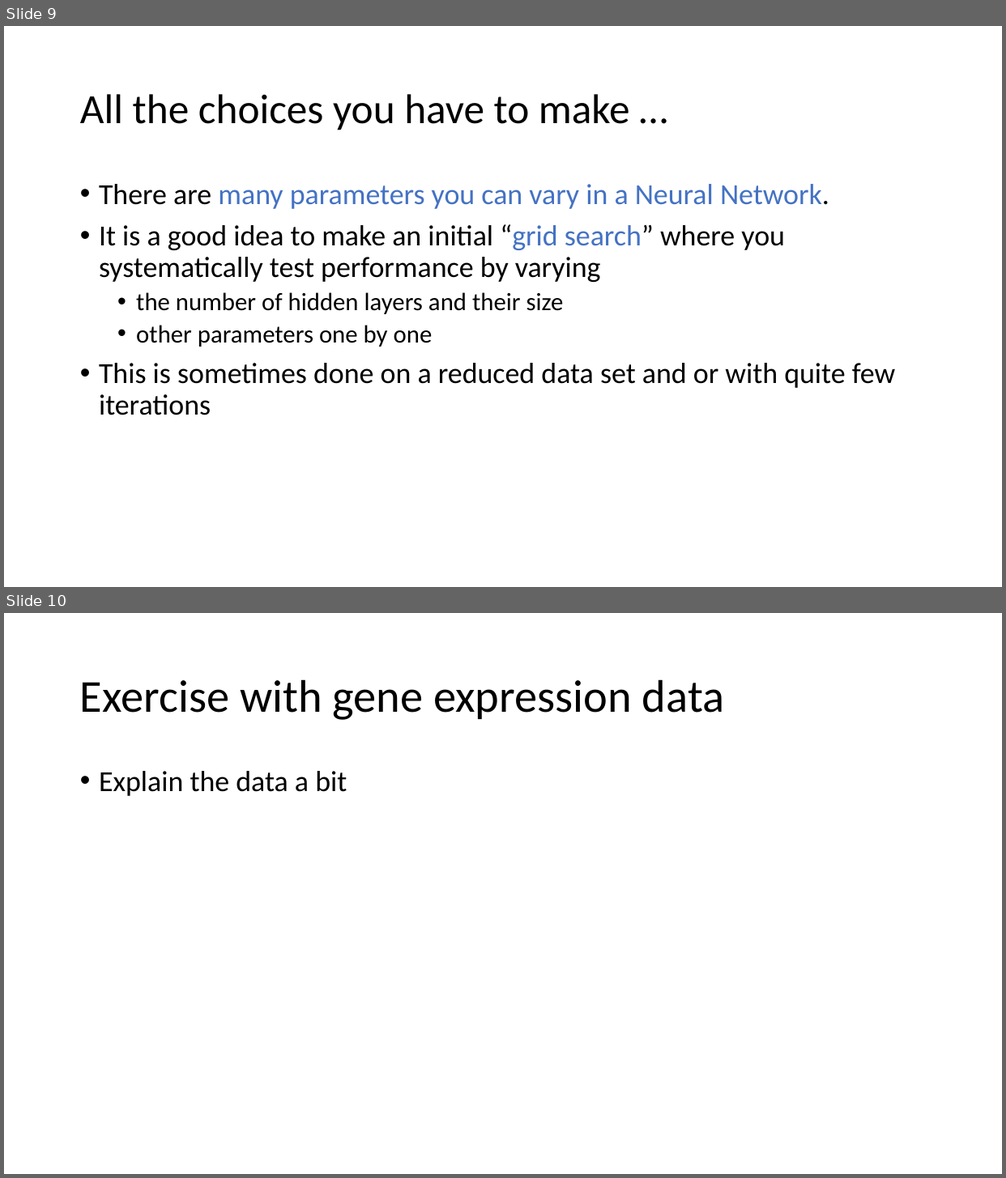
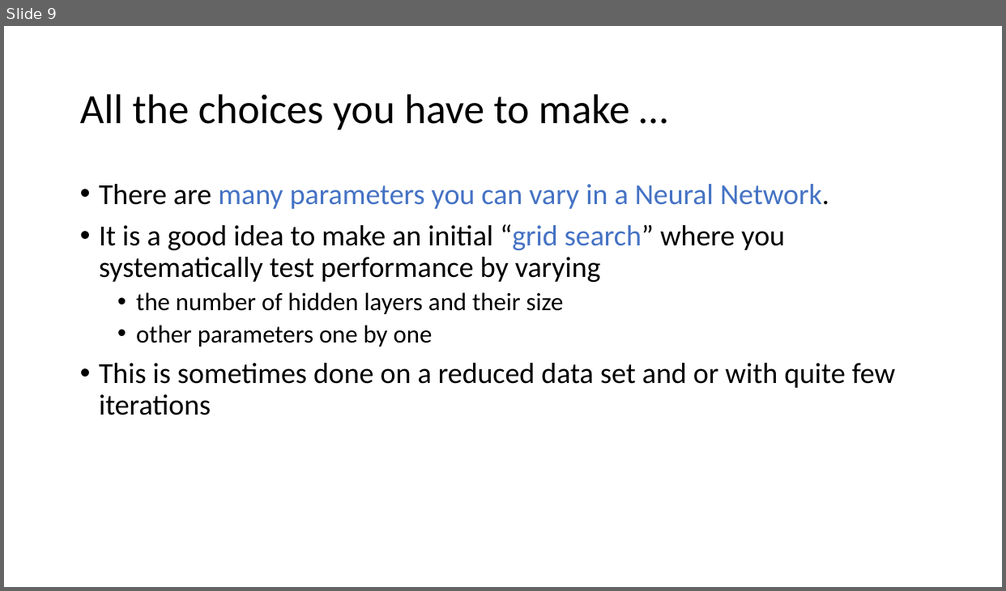
Before and after one commit to Center-for-Health-Data-Science/IntroToML, a slide deck: Day2/NNintro2.pptx. Shown one above the other, each under a label of ours: slides 9 and 10 before the commit, slide 9 after it. The pictures are 1006x1178 and 1006x591 pixels, drawn with LibreOffice and Linux fonts; fonts in the diff are those of the drawing. Boxes give left, top, right and bottom in pixels: in the first picture for what was removed or moved away, otherwise in the second. Text is boxed around its words. In the diff, an @@ line names an element or a change of style, - is before the commit and + after.

```diff
--- a/Day2/NNintro2.pptx
+++ b/Day2/NNintro2.pptx
@@ slide 10 removed at [4,613,1002,1174], background #FFFFFF @@
@@ title removed at [80,679,724,720] @@
-Exercise with gene expression data
@@ text removed at [99,771,347,796] @@
-• Explain the data a bit
```
Also in this commit, not shown: 1 slide added, 4 other files.
